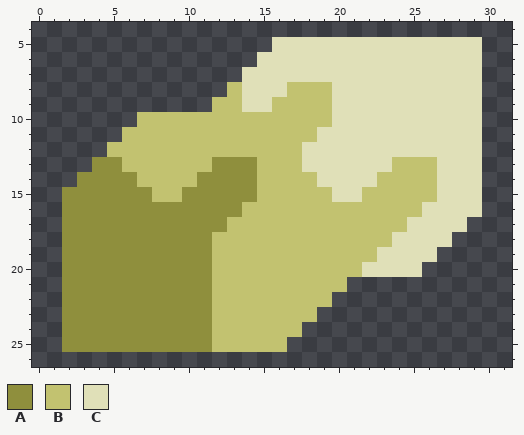
Pixel-art sprite -- sprites/items/electrum.png. The picture above is the old version.
The file is 32x32 pixels. Shown: x 0..31, y 4..26.
Palette (. is transparent): A #8f8f3d  B #c2c270  C #e0e0b8
Pixels before, first column x 2:
 5 ..............CCCCCCCCCCCCCC
 6 .............CCCCCCCCCCCCCCC
 7 ............CCCCCCCCCCCCCCCC
 8 ...........BCCCBBBCCCCCCCCCC
 9 ..........BBCCBBBBCCCCCCCCCC
10 .....BBBBBBBBBBBBBCCCCCCCCCC
11 ....BBBBBBBBBBBBBCCCCCCCCCCC
12 ...BBBBBBBBBBBBBCCCCCCCCCCCC
13 ..AABBBBBBAAABBBCCCCCCBBBCCC
14 .AAAABBBBAAAABBBBCCCCBBBBCCC
15 AAAAAABBAAAAABBBBBCCBBBBBCCC
16 AAAAAAAAAAAABBBBBBBBBBBBCCCC
17 AAAAAAAAAAABBBBBBBBBBBBCCCC.
18 AAAAAAAAAABBBBBBBBBBBBCCCC..
19 AAAAAAAAAABBBBBBBBBBBCCCC...
20 AAAAAAAAAABBBBBBBBBBCCCC....
21 AAAAAAAAAABBBBBBBBB.........
22 AAAAAAAAAABBBBBBBB..........
23 AAAAAAAAAABBBBBBB...........
24 AAAAAAAAAABBBBBB............
25 AAAAAAAAAABBBBB.............
New version:
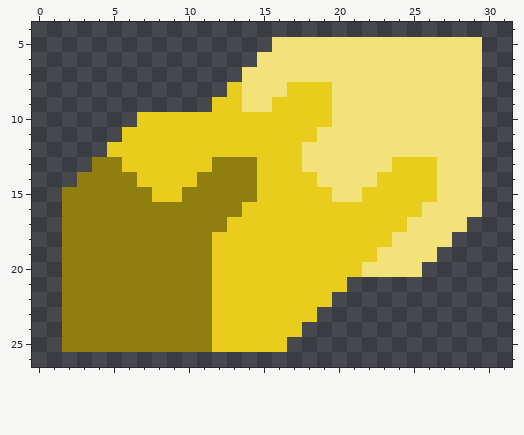
Author's note on the commit: Recolor electrum texture
What changed:
colour A: #8f8f3d -> #907f0e
colour B: #c2c270 -> #e9cd1c
colour C: #e0e0b8 -> #f2e279
Changed places in both pictures, as pixel boxes (x1, y1, x2, y2):
changed: (62, 37, 482, 352)
